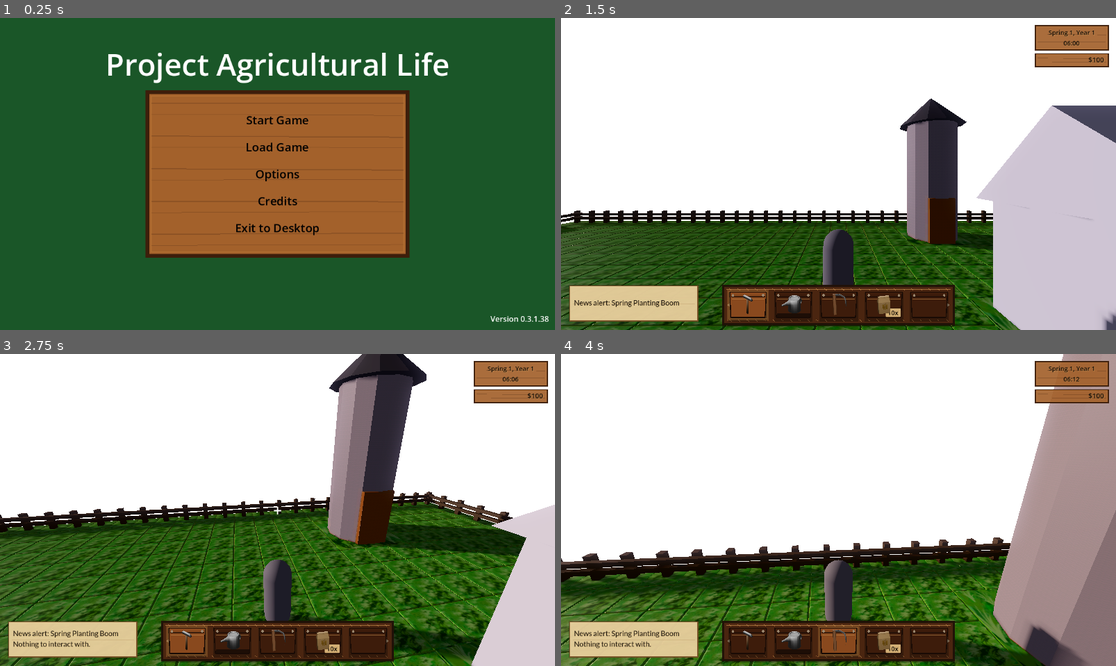
Above: before the commit, frames 1-4 (two rows, left to right).
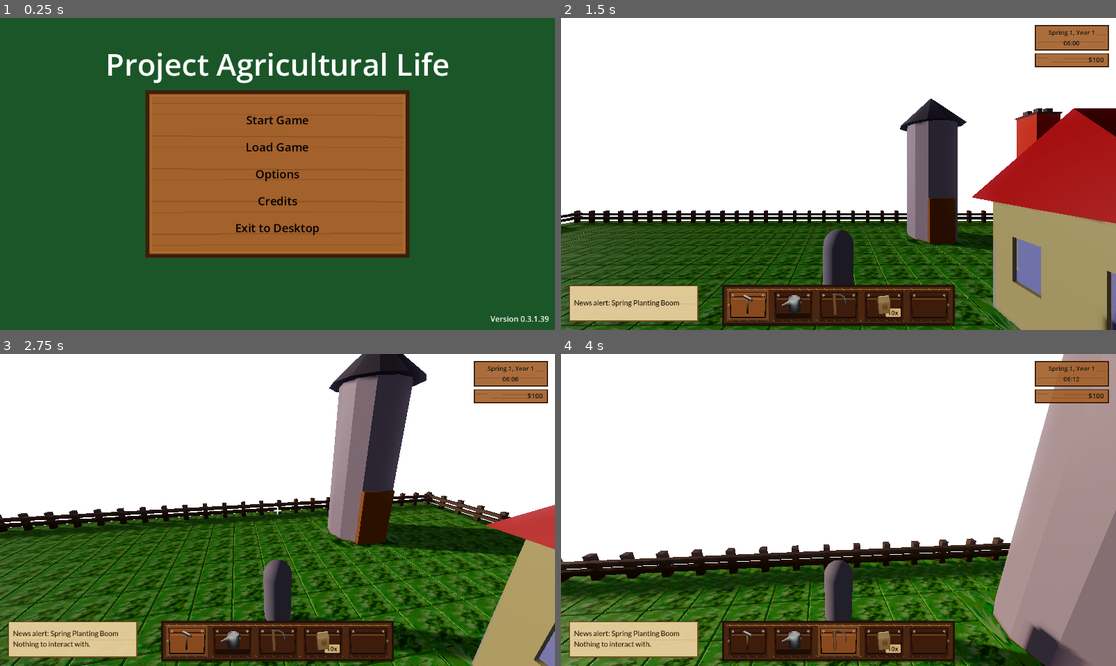
Above: after the commit, the same moments.

Repository: MatGalos/project-agriculural-life
Game: Godot game, scene res://Scenes/UIs/Menus/LaunchMenu/MainMenu.tscn
Two runs of this game, one before a commit and one after it. Both use one fixed random seed, a clock stepped at 60 frames per second and the inputs below.
Inputs (mouse positions are in pixels of both pictures, inside the frame that each line leads up to):
- Up to frame 1 (0.25 s): no input
- Up to frame 2 (1.5 s): click "Start Game" at 0.5 s; click "Start Game" at 1.25 s
- Up to frame 3 (2.75 s): tap Enter at 2 s; move the mouse to (305, 510) at 2.02 s; hold W (move_forward) from 2.03 s (still down); tap 1 (hotbar_slot_1) at 2.1 s; click (305, 510) at 2.17 s
- Up to frame 4 (4 s): keep holding W (move_forward); move the mouse to (810, 510) at 2.77 s; tap 2 (hotbar_slot_2) at 2.85 s; move the mouse to (849, 503) at 3.52 s; tap 3 (hotbar_slot_3) at 3.6 s

The runs differ from the first frame. In frame 1, less than 0.1% of the frame differs, in the area x 98-99%, y 95-98%; in frame 2, 15%, in the area x 74-100%, y 28-100%; in frame 3, 5.0%; in frame 4, nothing differs.

Commit message:
Implemented house assets

Diff:
--- a/project.godot
+++ b/project.godot
@@ -11,7 +11,7 @@
 [application]
 
 config/name="Project_Agricultural_life"
-config/version="0.3.1.38"
+config/version="0.3.1.39"
 run/main_scene="uid://bg2wnf0pafkqt"
 config/features=PackedStringArray("4.6", "Forward Plus")
 config/icon="res://Assets/Icons/AppIcons/icon.svg"
Binary file changed: Assets/Models/Buildings/house.glb
Binary file added: Assets/Models/Buildings/house_chimney.png
Not shown, added: Assets/Models/Buildings/house_chimney.png.import
Binary file added: Assets/Models/Buildings/house_housebase.png
Not shown, added: Assets/Models/Buildings/house_housebase.png.import
Binary file added: Assets/Models/Buildings/house_roof.png
Not shown, added: Assets/Models/Buildings/house_roof.png.import
